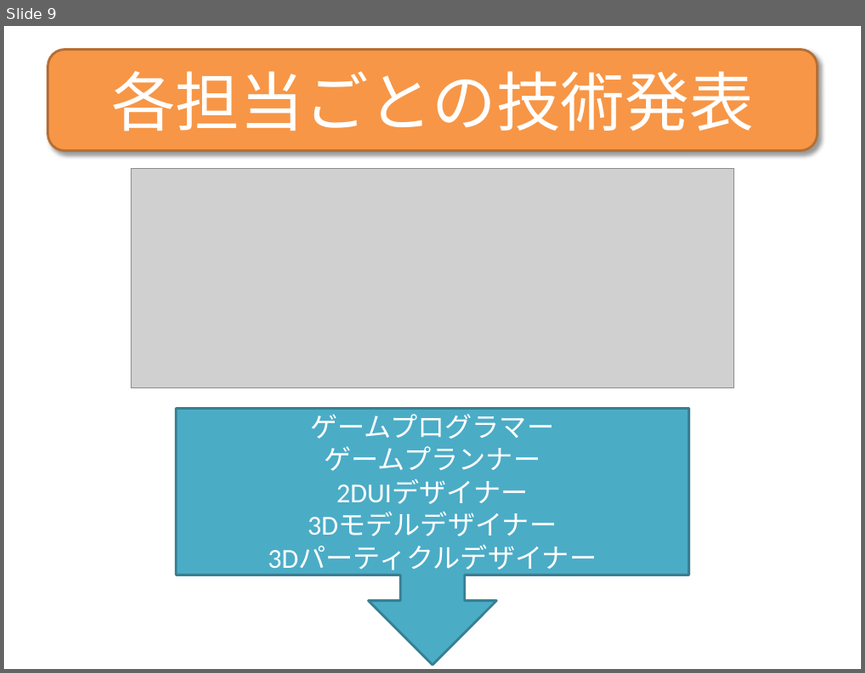
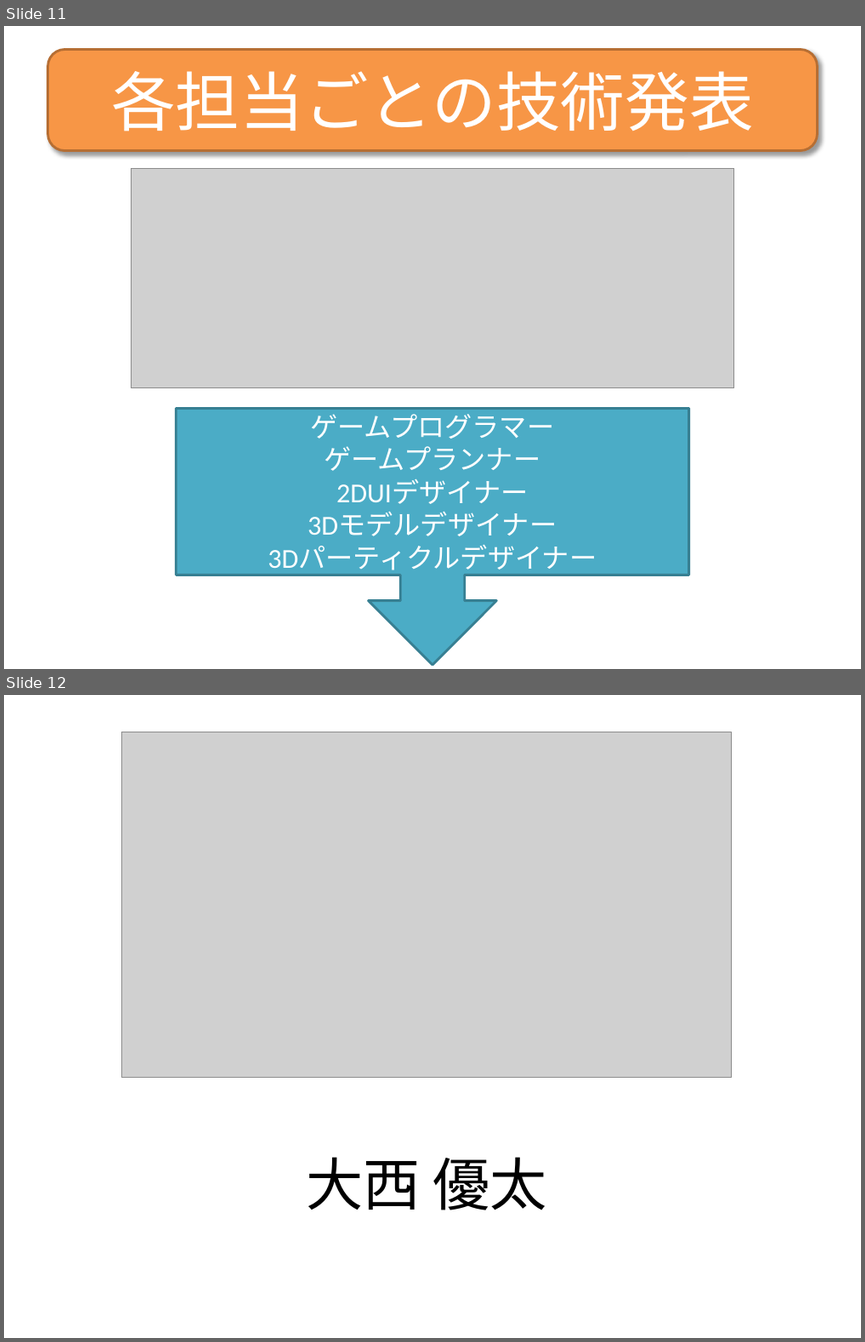
Before and after one commit to TeamNogic/Nogic, a slide deck: プレゼン/Nogic.pptx. Shown one above the other, each under a label of ours: slide 9 before the commit, slides 11 and 12 after it. The pictures are 865x673 and 865x1342 pixels, drawn with LibreOffice and Linux fonts; fonts in the diff are those of the drawing; grey boxes stand for pictures. Boxes give left, top, right and bottom in pixels: in the first picture for what was removed or moved away, otherwise in the second. Text is boxed around its words. In the diff, an @@ line names an element or a change of style, - is before the commit and + after.

```diff
--- a/プレゼン/Nogic.pptx
+++ b/プレゼン/Nogic.pptx
@@ slide 12 added at [4, 695, 861, 1338], background #FFFFFF @@
@@ picture added at [122, 732, 732, 1077] @@
@@ text added at [306, 1157, 547, 1210], 48 pt, text #000000 @@
+大西 優太
@@ what was slide 9 is now slide 11 @@
```
Also in this commit, not shown: 2 slides changed, 6 other slides added, 15 other files.
